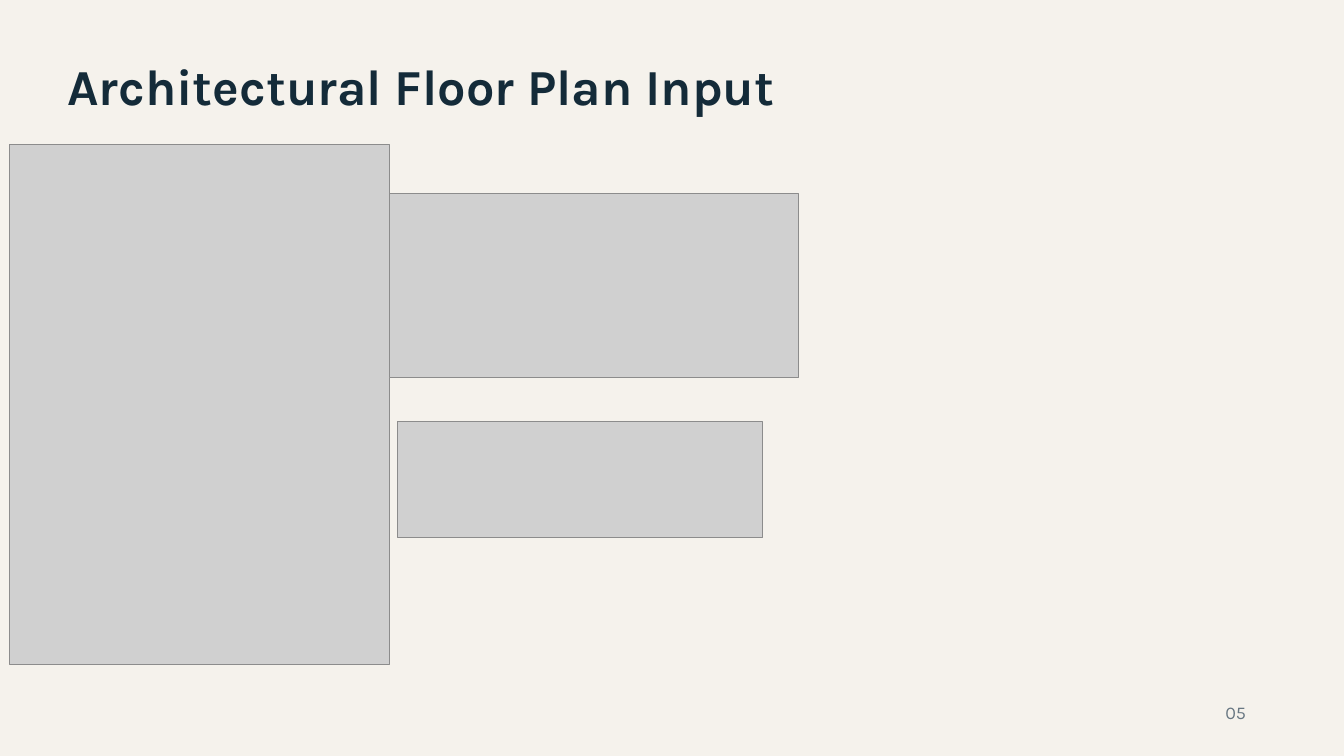
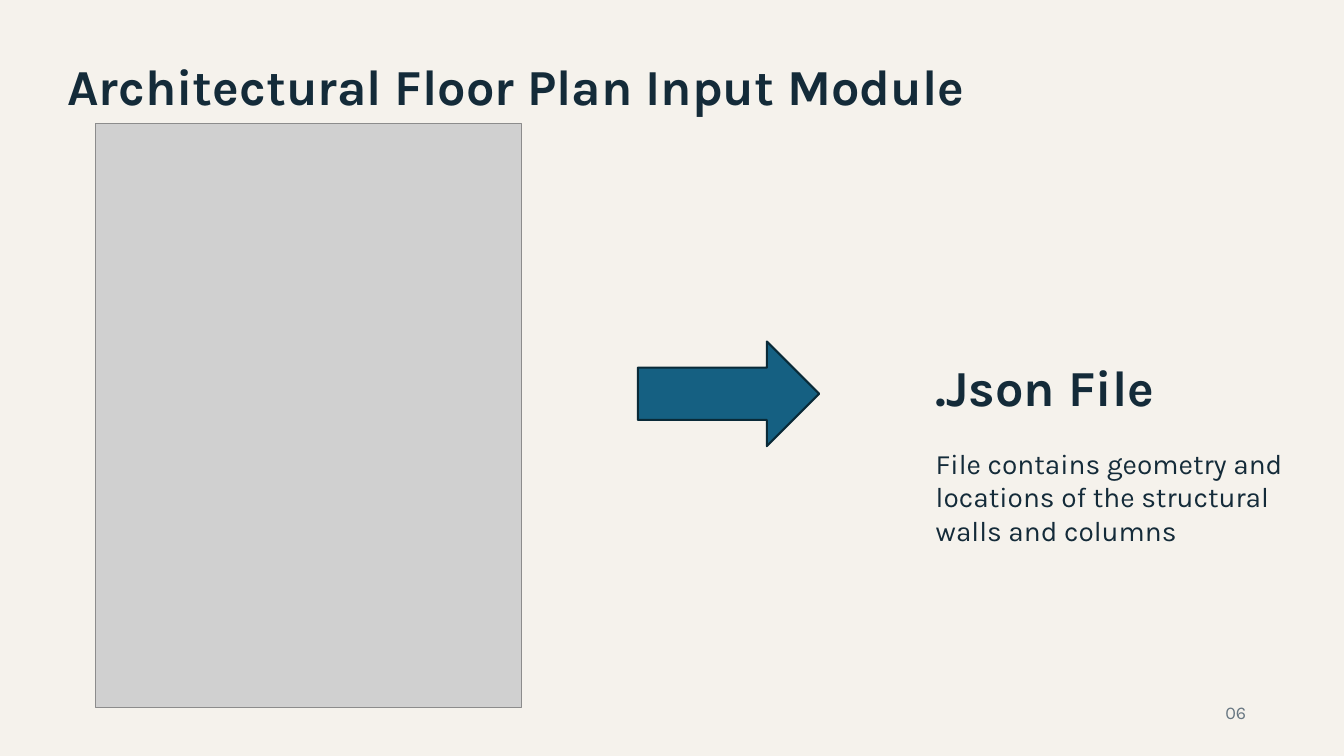
Before and after one commit to shearload/se-hackathon-point-tower, a slide deck: slide 6 of powerpoint/SWOOP_Presentation_Template.pptx. Drawn at 1344x756 pixels with LibreOffice and Linux fonts; fonts in the diff are those of the drawing; grey boxes stand for pictures. Boxes give left, top, right and bottom in pixels: in the first picture for what was removed or moved away, otherwise in the second. Text is boxed around its words. In the diff, an @@ line names an element or a change of style, - is before the commit and + after.

```diff
--- a/powerpoint/SWOOP_Presentation_Template.pptx
+++ b/powerpoint/SWOOP_Presentation_Template.pptx
@@ text at (67,69,964,117): text changed @@
-Architectural Floor Plan Input
+Architectural Floor Plan Input Module
@@ picture: place and size @@
-picture at (10,144,389,664)
+picture at (96,124,521,708)
@@ picture removed at (389,194,799,378) @@
@@ right arrow added at (638,342,820,447), fill #156082, outline #092A39 1.5 pt @@
@@ text added at (936,370,1154,407), 36 pt, text #142B39, bold @@
+.Json File
@@ picture removed at (398,421,763,537) @@
@@ text added at (936,454,1282,542), 20 pt, text #142B39 @@
+File contains geometry and locations of the structural walls and columns
@@ text at (1225,707,1246,719): text changed @@
-05
+06
```
Also in this commit, not shown: 3 other slides changed, 7 slides added, 8 slides removed.
